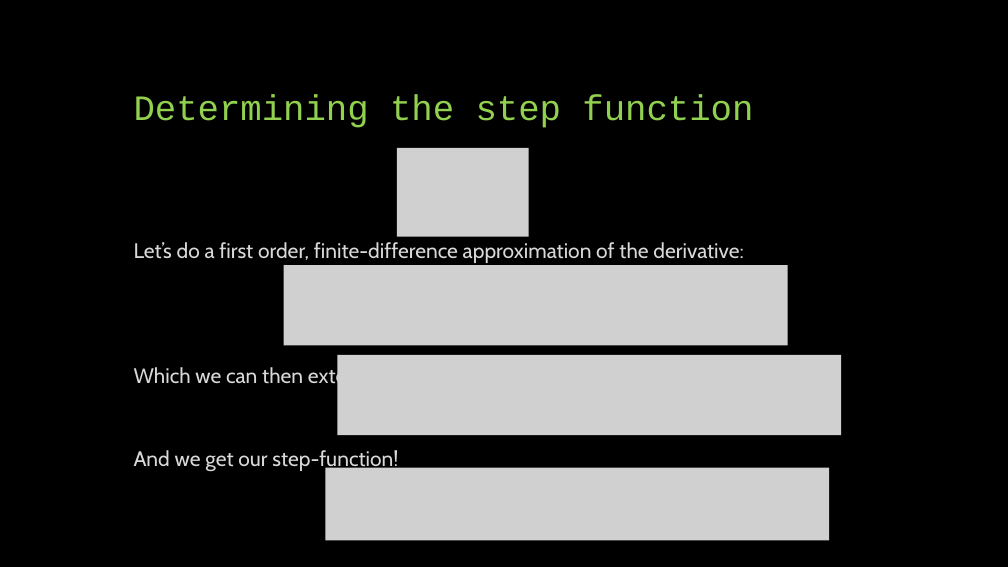
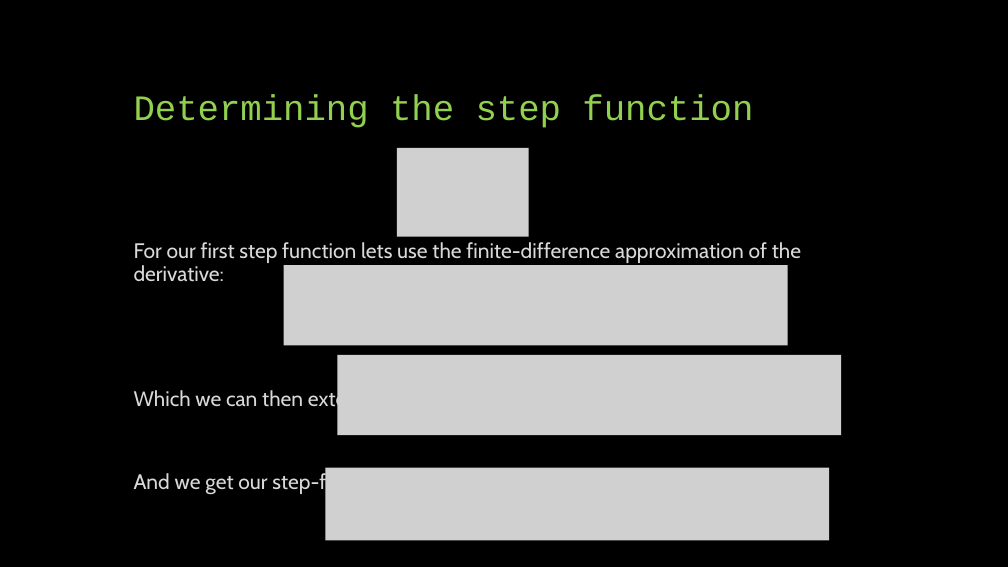
Before and after one commit to phys3112/Tutorials-with-Matt, a slide deck: slide 8 of Tutorial 5 Iterative methods.pptx (slide 9 before the commit). Drawn at 1008x567 pixels with LibreOffice and Linux fonts; fonts in the diff are those of the drawing; grey boxes stand for pictures. Boxes give left, top, right and bottom in pixels: in the first picture for what was removed or moved away, otherwise in the second. Text is boxed around its words. In the diff, an @@ line names an element or a change of style, - is before the commit and + after.

```diff
--- a/Tutorial 5 Iterative methods.pptx
+++ b/Tutorial 5 Iterative methods.pptx
@@ text at bbox=[134, 242, 801, 282]: text changed @@
-Let’s do a first order, finite-difference approximation of the derivative:
+For our first step function lets use the finite-difference approximation of the derivative:
```
Also in this commit, not shown: 7 other slides changed, 1 slide added, 2 slides removed, 1 other file.
